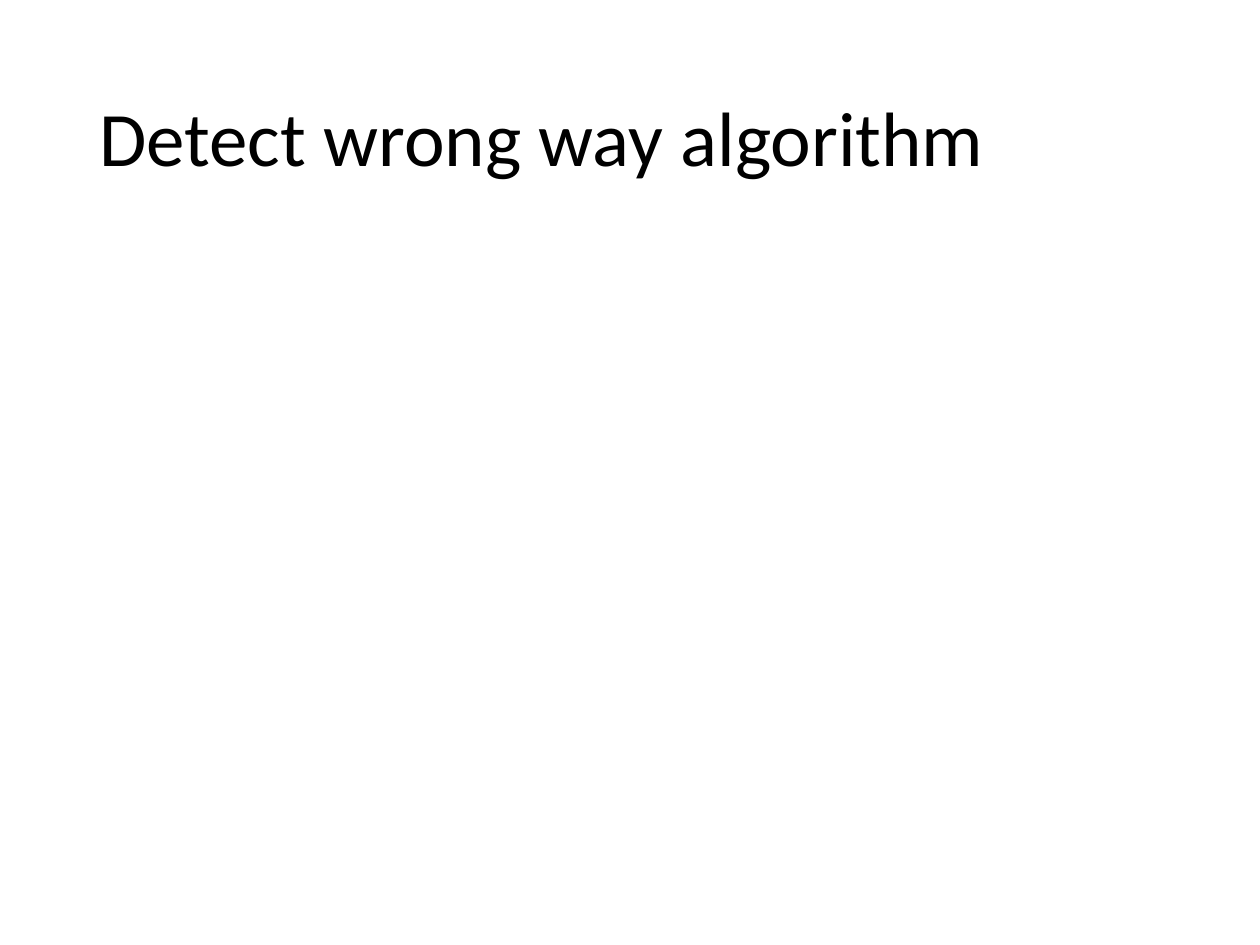
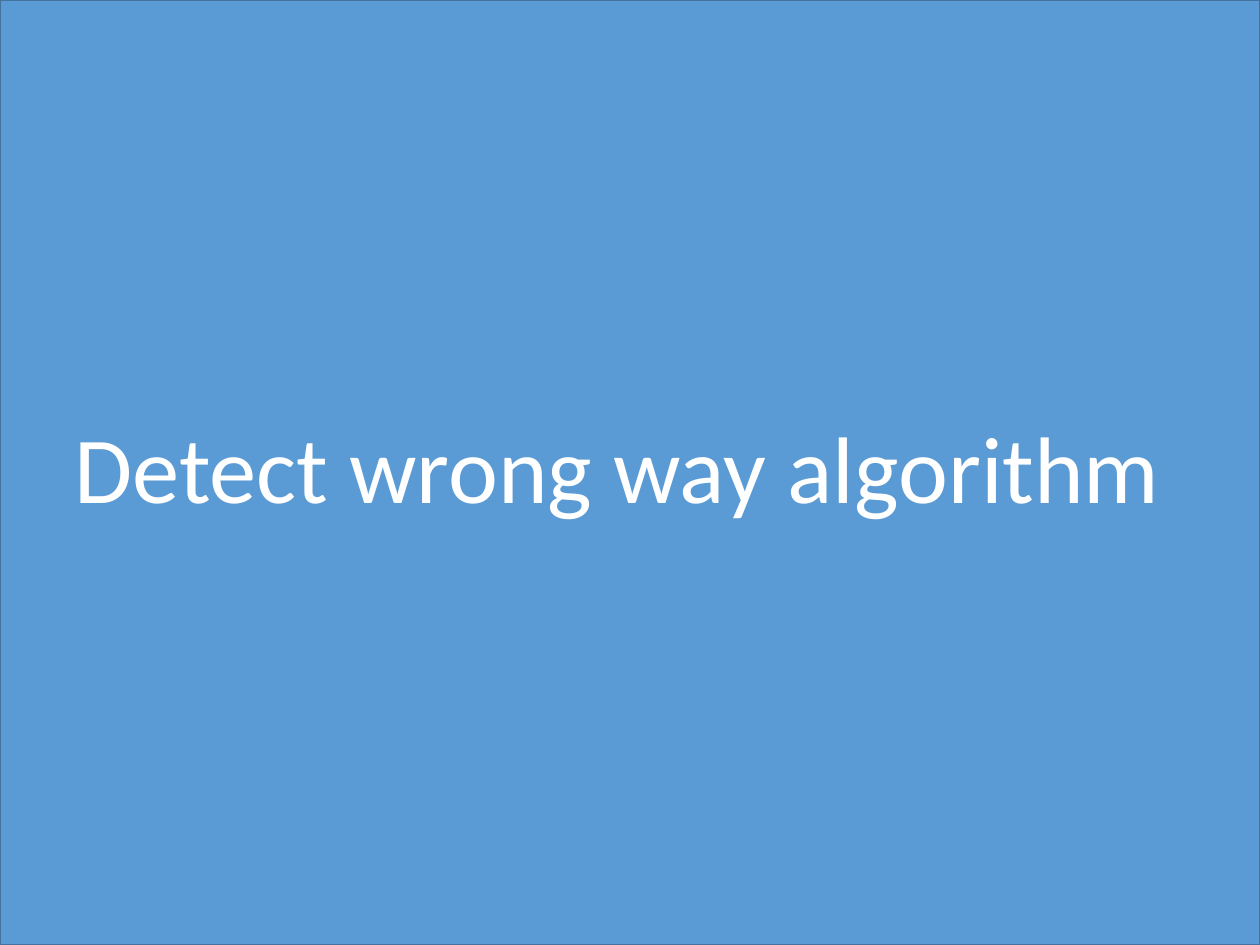
Before and after one commit to hqt/street-router, a slide deck: slide 8 of Document/presentation/nam/notify wrong way.pptx. Drawn at 1260x945 pixels with LibreOffice and Linux fonts; fonts in the diff are those of the drawing. Boxes give left, top, right and bottom in pixels: in the first picture for what was removed or moved away, otherwise in the second. Text is boxed around its words. In the diff, an @@ line names an element or a change of style, - is before the commit and + after.

Commit message:
update style for slide

```diff
--- a/Document/presentation/nam/notify wrong way.pptx
+++ b/Document/presentation/nam/notify wrong way.pptx
@@ rectangle added at bbox=[0, 0, 1260, 945], fill #5B9BD5, outline #43739E 1 pt @@
@@ title "Detect wrong way algorithm": place and size @@
-title "Detect wrong way algorithm" at bbox=[99, 112, 984, 180]
+title "Detect wrong way algorithm" at bbox=[75, 437, 1160, 519]
@@ title "Detect wrong way algorithm" at bbox=[75, 437, 1160, 519]: size 44 to 54 pt, text colour #000000 to #FFFFFF @@
```
Also in this commit, not shown: 7 other slides changed, 1 slide added, 8 other files.
